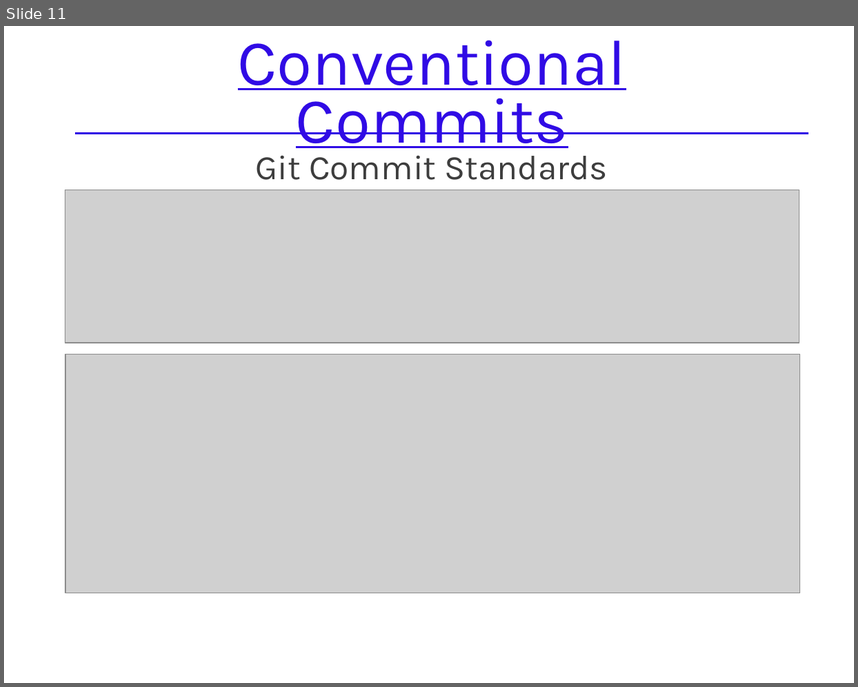
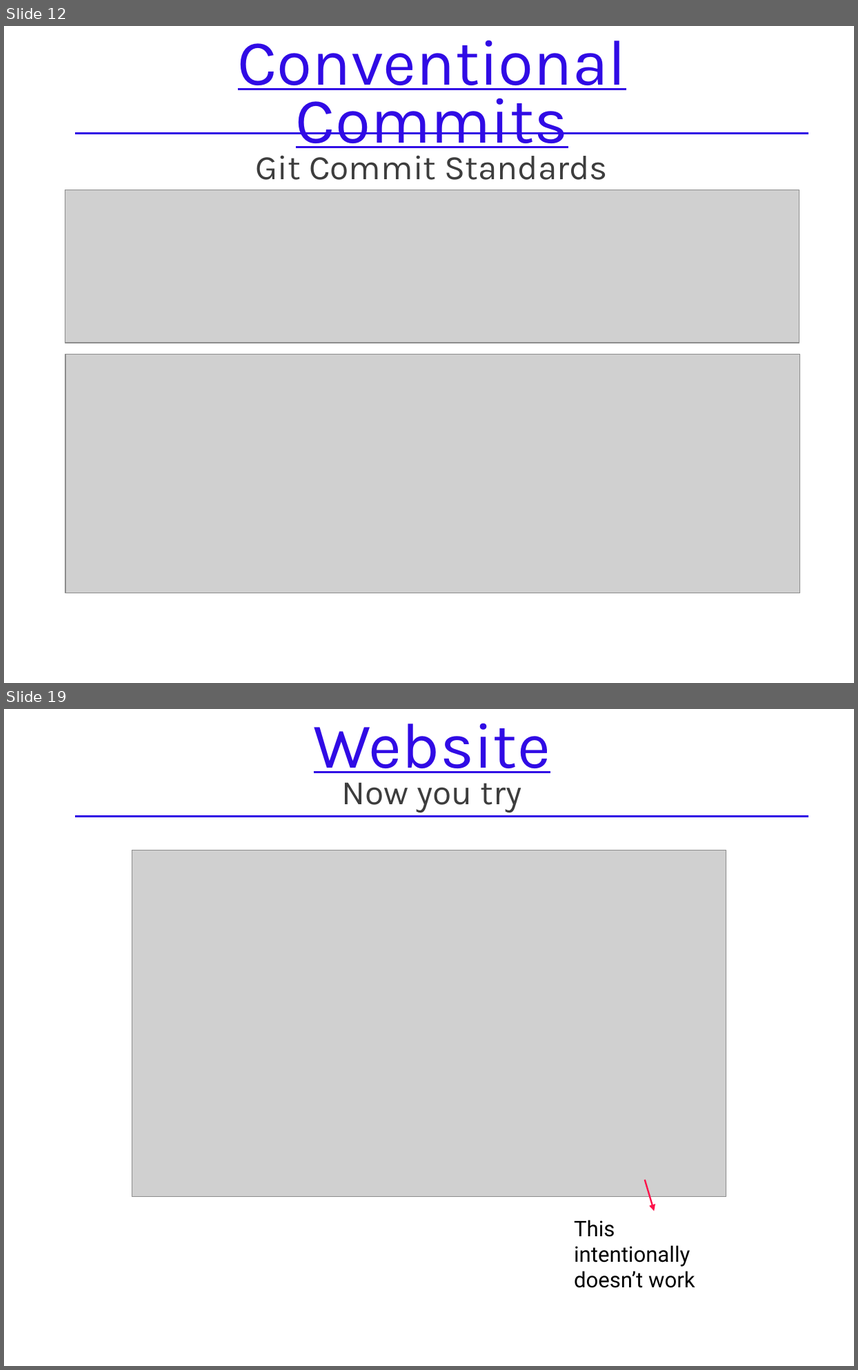
Before and after one commit to Atsukio/REST-API-Workshop, a slide deck: docs/REST API Workshop.pptx. Shown one above the other, each under a label of ours: slide 11 before the commit, slides 12 and 19 after it; the slides between them are not shown. The pictures are 858x687 and 858x1370 pixels, drawn with LibreOffice and Linux fonts; fonts in the diff are those of the drawing; grey boxes stand for pictures. Boxes give left, top, right and bottom in pixels: in the first picture for what was removed or moved away, otherwise in the second. Text is boxed around its words. In the diff, an @@ line names an element or a change of style, - is before the commit and + after.

```diff
--- a/docs/REST API Workshop.pptx
+++ b/docs/REST API Workshop.pptx
@@ slide 19 added at [4, 709, 854, 1366], background #FFFFFF @@
@@ text added at [314, 723, 550, 812], 32 pt, text #3D3D3D @@
+Website
+Now you try
@@ line added from (75, 817) to (809, 817), #300BE5 2 pt @@
@@ picture added at [132, 850, 726, 1197] @@
@@ arrow added from (644, 1180) to (654, 1211), #FD124A 1.5 pt @@
@@ text added at [574, 1220, 695, 1288], 20.1 pt, text #000000 @@
+This intentionally doesn’t work
@@ what was slide 11 is now slide 12 @@
```
Also in this commit, not shown: 1 slide changed, 12 other slides added.
